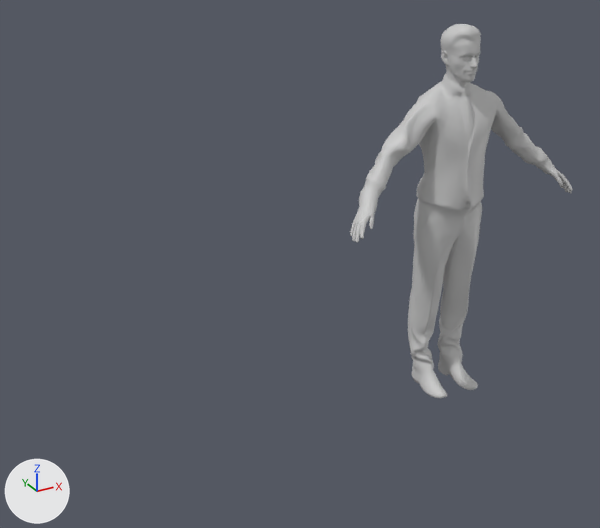
A saved change to the FBX model Assets/Project/3D/LAN/角色02.FBX.
One viewpoint serves both versions: a 50 mm camera at (-2.52, -3.06, 2.37) aimed at (-0.84, 0.0, 0.84). Every picture has the same lights, and +X, +Y and +Z are marked at lower left. Where no turn or scale is listed for an object, it has been applied to the vertices.

Objects in the first picture: 'rp_eric_rigged_001_geo'.
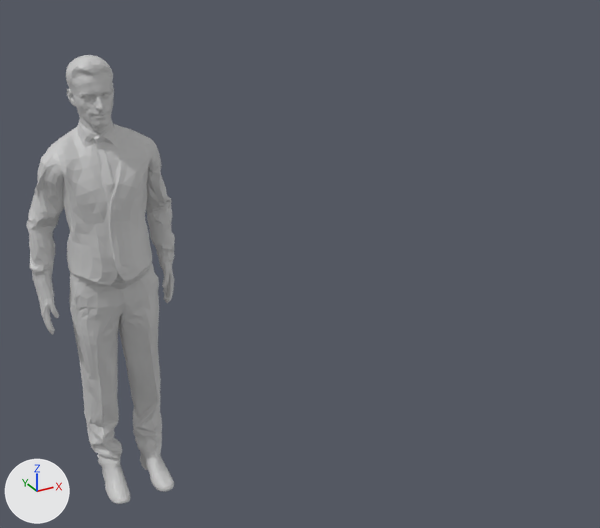
Changed parts and their boxes (x1, y1, x2, y2) in the pictures (600 x 528 px; the box of a moved part takes in the faces that stretch with it):
'rp_eric_rigged_001_geo', reshaped, moved (33% narrower, 20% taller)
    before: (350, 24, 572, 398)
    after: (26, 55, 175, 504)
part 1 of me_mesh, moved or reshaped
    before: (350, 90, 572, 242)
    after: (26, 134, 175, 335)

The change in detail:
me_mesh is used by ob_rp_eric_rigged_001_geo; location (0.0, 0.0, 0.0).
me_mesh had 10353 vertices, 10558 faces and spanned x -0.66..0.65, y -0.22..0.14, z 0.0..1.86.
me_mesh now has 10353 vertices, 20542 faces and spans x -0.31..0.29, y -0.22..0.14, z 0.0..1.86.
me_mesh part 1: 1872 vertices moved from x -0.66..0.65, y -0.21..0.09, z 0.98..1.55 to x -0.31..0.29, y -0.12..0.13, z 0.77..1.55; 508 vertices removed from x -0.66..0.65, y -0.21..0.11, z 0.99..1.54; 508 vertices added at x -0.31..0.29, y -0.09..0.13, z 0.77..1.54.
me_mesh part 2: the surface is now shaded flat.
Object 'rp_eric_rigged_001_geo' (ob_rp_eric_rigged_001_geo) moves from (0.0, 0.0, 0.0) to (-1.705, 0.0, 0.0).
